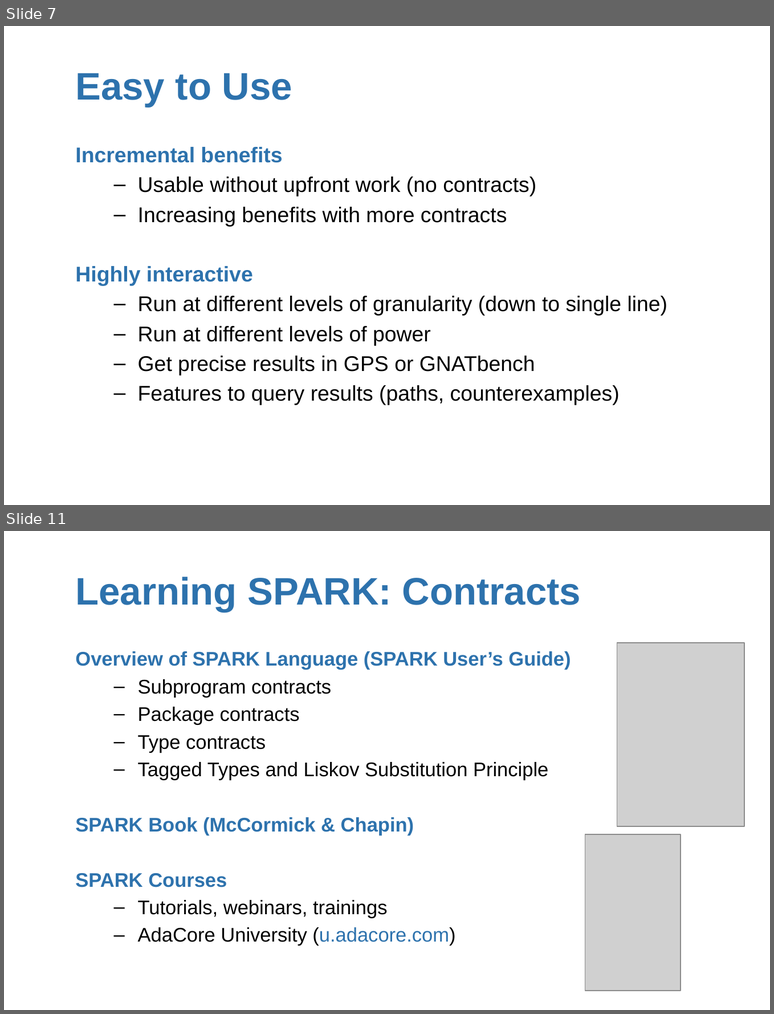
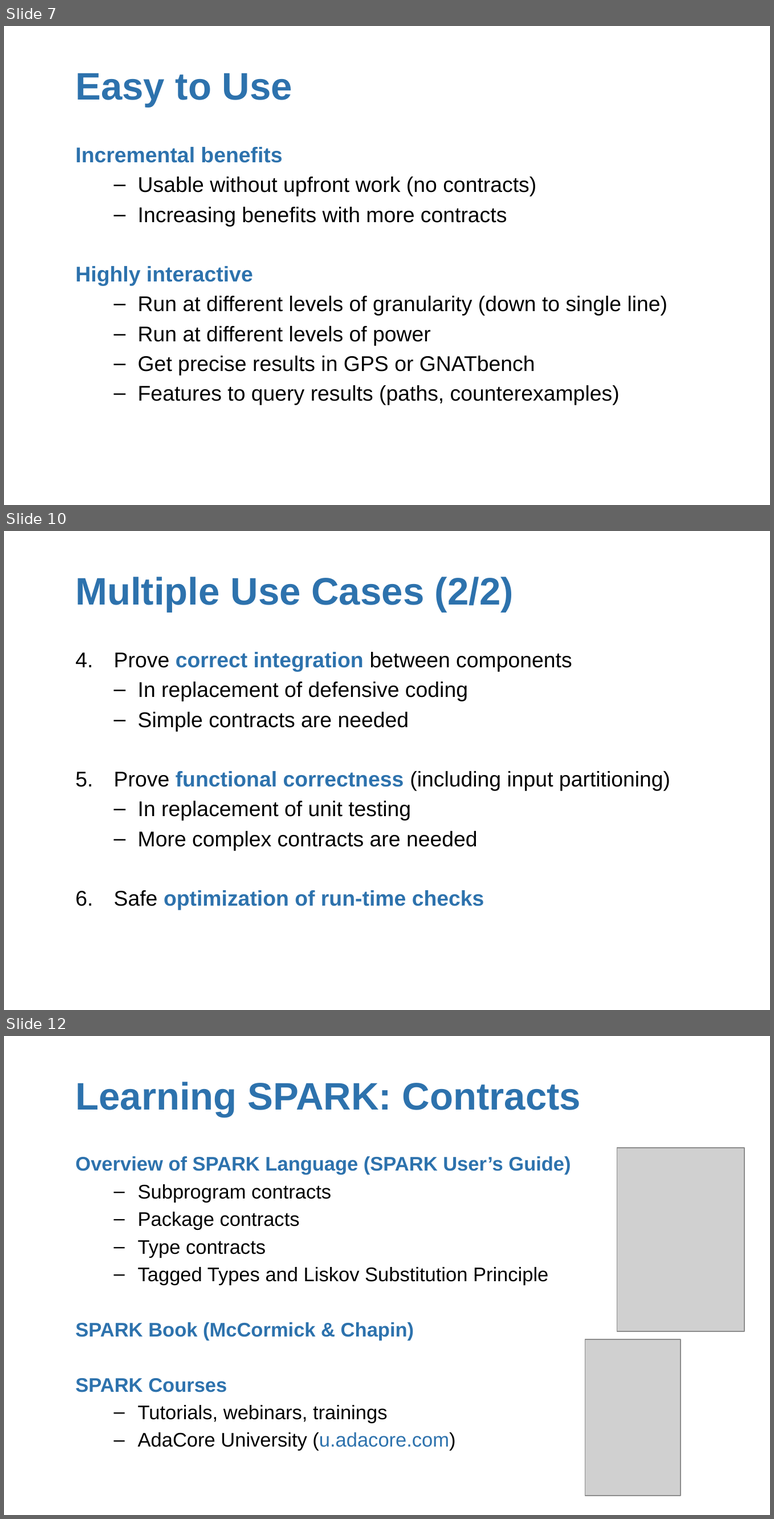
Before and after one commit to AdaCore/spark2014, a slide deck: slides/AdaCore_Tech_Days_2015/AdaCore Tech Days SPARK 2014.pptx. Shown one above the other, each under a label of ours: slides 7 and 11 before the commit, slides 7, 10 and 12 after it; the slides between them are not shown. The pictures are 774x1014 and 774x1519 pixels, drawn with LibreOffice and Linux fonts; fonts in the diff are those of the drawing; grey boxes stand for pictures; background and template pictures are left out. Boxes give left, top, right and bottom in pixels: in the first picture for what was removed or moved away, otherwise in the second. Text is boxed around its words. In the diff, an @@ line names an element or a change of style, - is before the commit and + after.

```diff
--- a/slides/AdaCore_Tech_Days_2015/AdaCore Tech Days SPARK 2014.pptx
+++ b/slides/AdaCore_Tech_Days_2015/AdaCore Tech Days SPARK 2014.pptx
@@ slide 10 added at (4,531,770,1010), background #FFFFFF @@
@@ title added at (75,577,514,612), 36 pt, text #2D72AD, bold @@
+Multiple Use Cases (2/2)
@@ text added at (114,652,670,910), 20 pt, text #000000 @@
+4. Prove correct integration between components
+  – In replacement of defensive coding
+  – Simple contracts are needed
+5. Prove functional correctness (including input partitioning)
+  – In replacement of unit testing
+  – More complex contracts are needed
+6. Safe optimization of run-time checks
@@ what was slide 11 is now slide 12 @@
```
Also in this commit, not shown: 6 slides changed.
